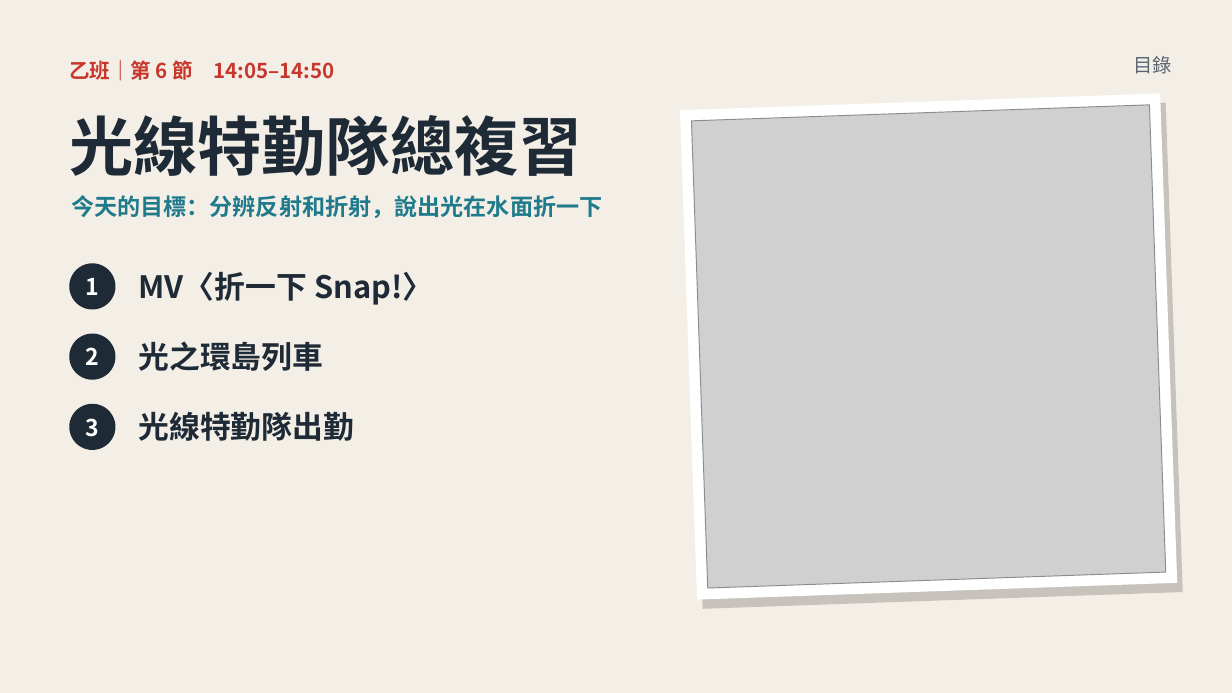
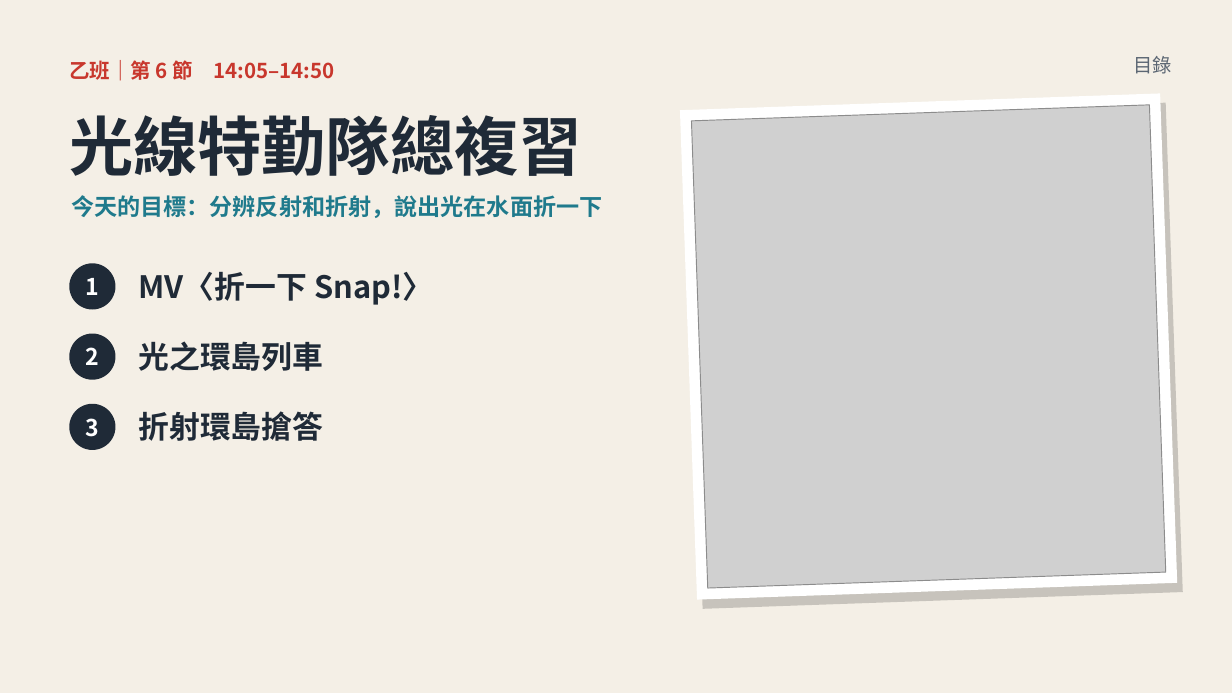
Before and after one commit to classtools1020/sports-results, a slide deck: slide 9 of f8f9fc3bd1/slides.pptx. Drawn at 1232x693 pixels with LibreOffice and Linux fonts; fonts in the diff are those of the drawing; grey boxes stand for pictures. Boxes give left, top, right and bottom in pixels: in the first picture for what was removed or moved away, otherwise in the second. Text is boxed around its words. In the diff, an @@ line names an element or a change of style, - is before the commit and + after.

```diff
--- a/f8f9fc3bd1/slides.pptx
+++ b/f8f9fc3bd1/slides.pptx
@@ text at [139,411,324,441]: text changed @@
-光線特勤隊出勤
+折射環島搶答
```
Also in this commit, not shown: 4 other slides changed, 11 other files.
